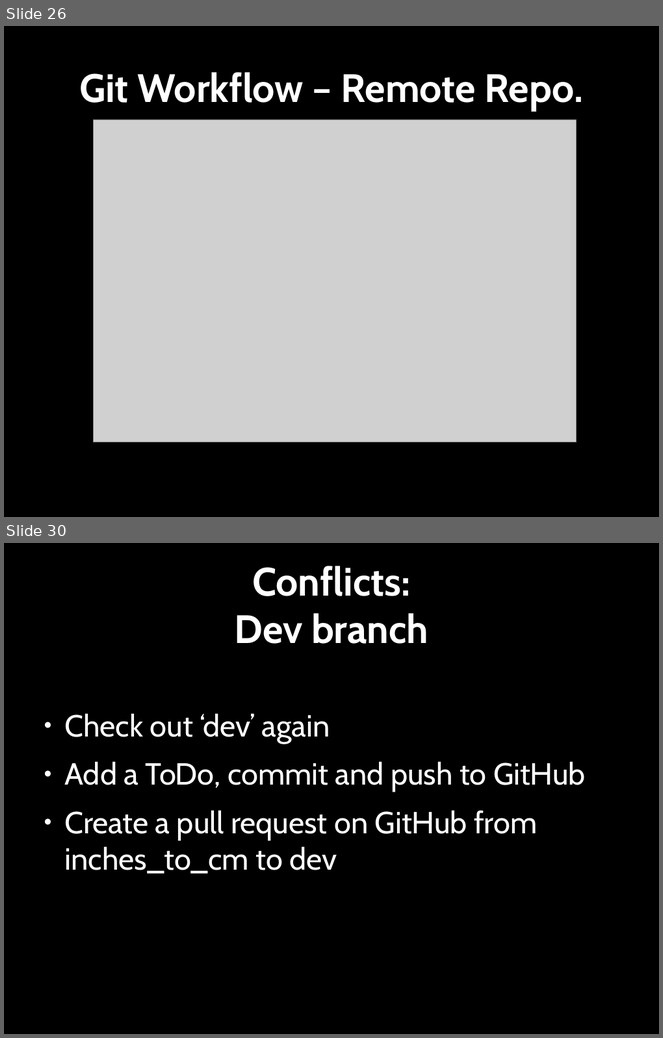
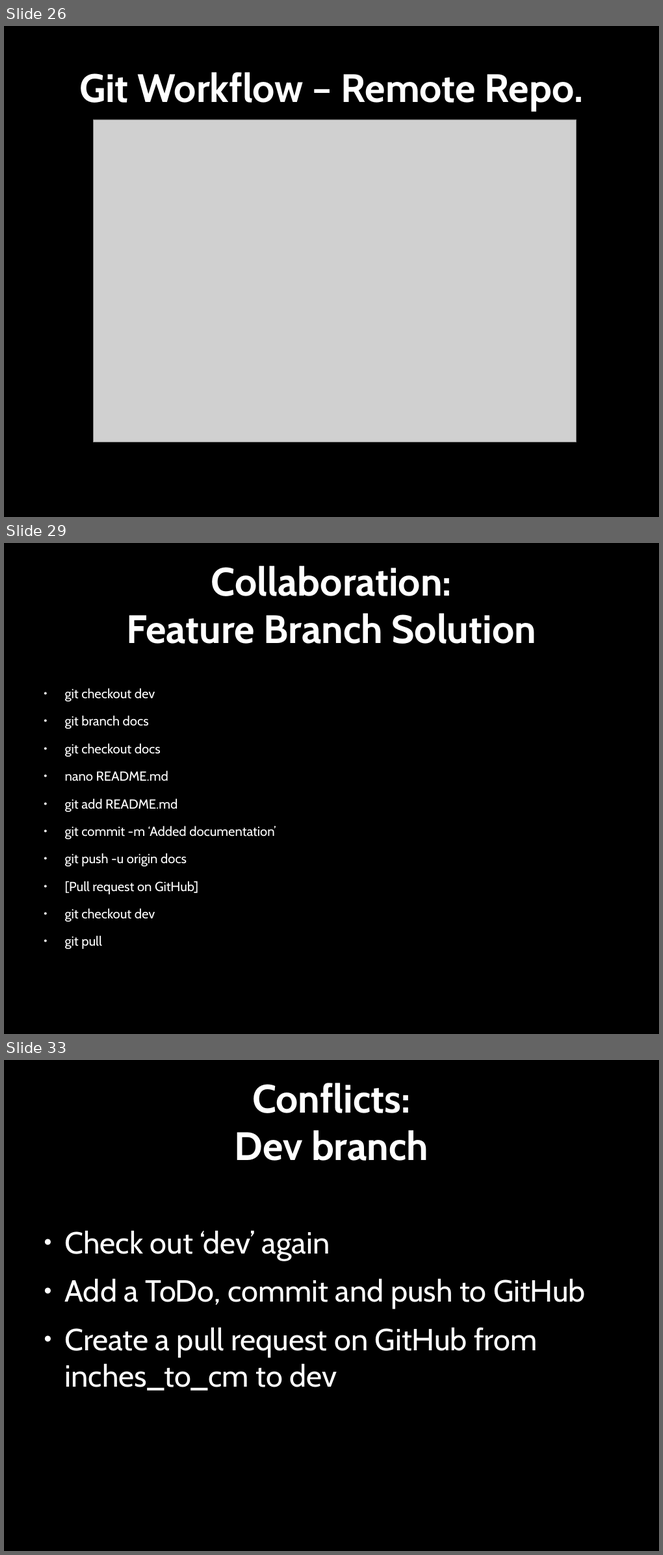
Before and after one commit to Southampton-RSG/2020-05-21-southampton-swc, a slide deck: novice/git/version-control-with-git-slides.odp. Shown one above the other, each under a label of ours: slides 26 and 30 before the commit, slides 26, 29 and 33 after it; the slides between them are not shown. The pictures are 663x1038 and 663x1555 pixels, drawn with LibreOffice and Linux fonts; fonts in the diff are those of the drawing; grey boxes stand for pictures. Boxes give left, top, right and bottom in pixels: in the first picture for what was removed or moved away, otherwise in the second. Text is boxed around its words. In the diff, an @@ line names an element or a change of style, - is before the commit and + after.

```diff
--- a/novice/git/version-control-with-git-slides.odp
+++ b/novice/git/version-control-with-git-slides.odp
@@ slide 29 added at [4, 543, 659, 1034], background #000000 @@
@@ title added at [127, 566, 536, 644], 48 pt, text #FFFFFF, bold @@
+Collaboration:
+Feature Branch Solution
@@ text added at [65, 688, 276, 949], 16 pt, text #FFFFFF @@
+● git checkout dev
+● git branch docs
+● git checkout docs
+● nano README.md
+● git add README.md
+● git commit -m ‘Added documentation’
+● git push -u origin docs
+● [Pull request on GitHub]
+● git checkout dev
+● git pull
@@ what was slide 30 is now slide 33 @@
```
Also in this commit, not shown: 4 slides changed, 4 other slides added, 2 slides removed, 8 other files.
